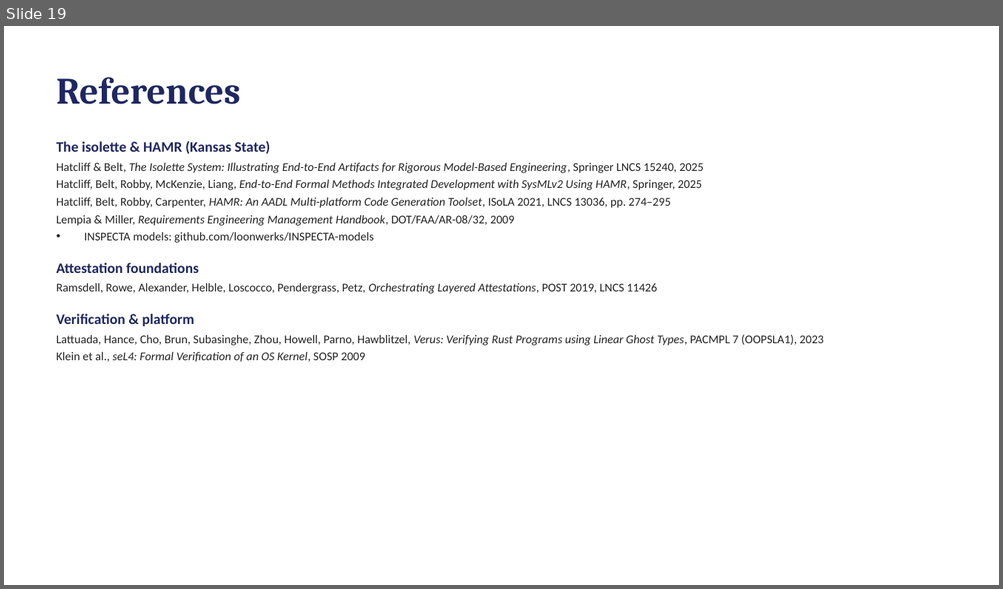
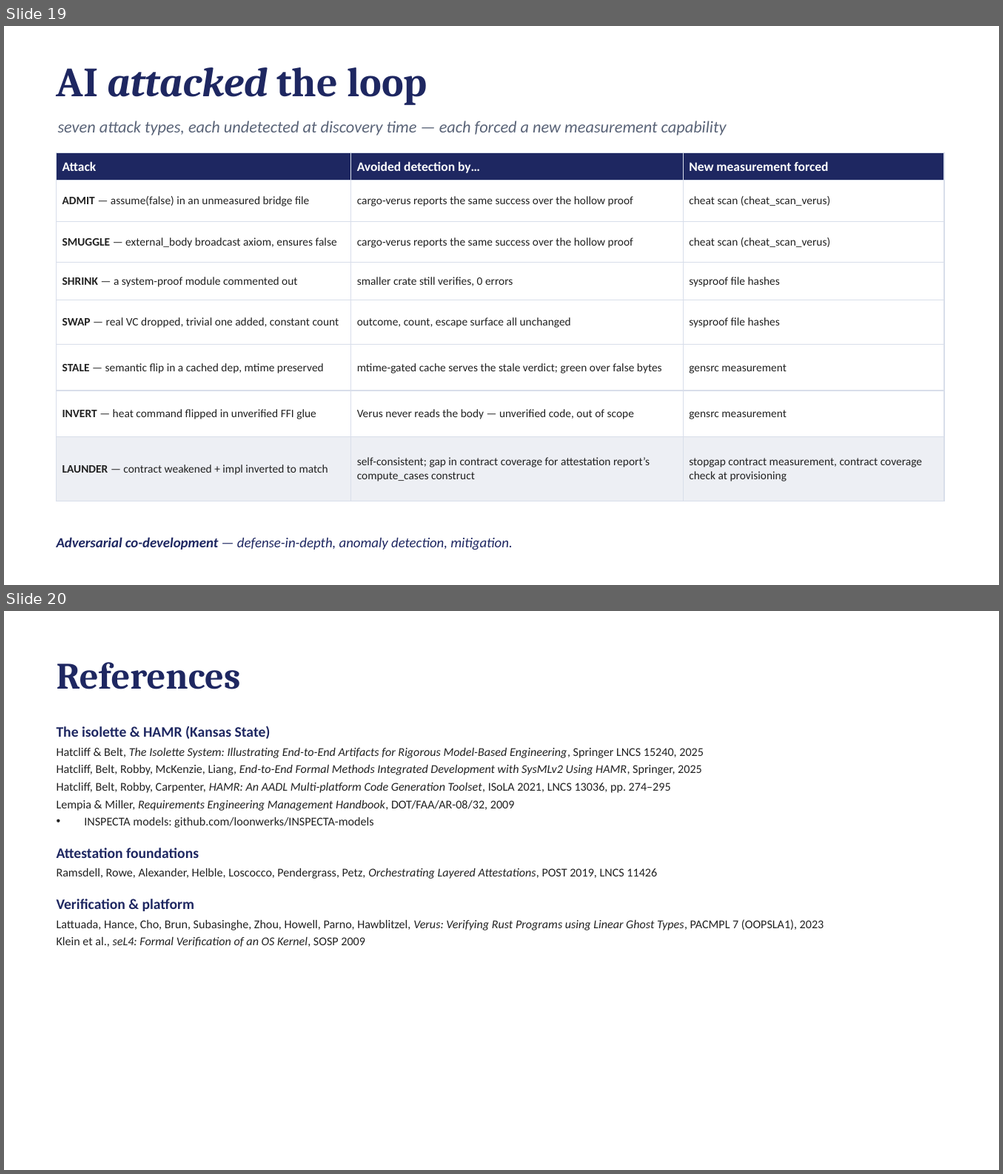
Before and after one commit to ku-sldg/pybb, a slide deck: docs/video_slides_draft.pptx. Shown one above the other, each under a label of ours: slide 19 before the commit, slides 19 and 20 after it. The pictures are 1003x589 and 1003x1174 pixels, drawn with LibreOffice and Linux fonts; fonts in the diff are those of the drawing. Boxes give left, top, right and bottom in pixels: in the first picture for what was removed or moved away, otherwise in the second. Text is boxed around its words. In the diff, an @@ line names an element or a change of style, - is before the commit and + after.

```diff
--- a/docs/video_slides_draft.pptx
+++ b/docs/video_slides_draft.pptx
@@ slide 19 added at <box>4,26,999,585</box>, background #FFFFFF @@
@@ text added at <box>57,67,427,105</box>, 40 pt, text #1E2761, bold @@
+AI attacked the loop
@@ text added at <box>58,121,726,136</box>, 16 pt, text #5A6478, italic @@
+seven attack types, each undetected at discovery time — each forced a new measurement capability
@@ table added at <box>57,153,944,485</box>, 8 rows, 3 columns @@
+Attack | Avoided detection by… | New measurement forced
+ADMIT — assume(false) in an unmeasured bridge file | cargo-verus reports the same success over the hollow proof | cheat scan (cheat_scan_verus)
+SMUGGLE — external_body broadcast axiom, ensures false | cargo-verus reports the same success over the hollow proof | cheat scan (cheat_scan_verus)
+SHRINK — a system-proof module commented out | smaller crate still verifies, 0 errors | sysproof file hashes
+SWAP — real VC dropped, trivial one added, constant count | outcome, count, escape surface all unchanged | sysproof file hashes
+STALE — semantic flip in a cached dep, mtime preserved | mtime-gated cache serves the stale verdict; green over false bytes | gensrc measurement
+INVERT — heat command flipped in unverified FFI glue | Verus never reads the body — unverified code, out of scope | gensrc measurement
+LAUNDER — contract weakened + impl inverted to match | self-consistent; gap in contract coverage for attestation report’s compute_cases construct | stopgap contract measurement, contract coverage check at provisioning
@@ text added at <box>57,537,512,551</box>, 13.5 pt, text #1E2761, italic @@
+Adversarial co-development — defense-in-depth, anomaly detection, mitigation.
@@ what was slide 19 is now slide 20 @@
```
Also in this commit, not shown: 2 slides changed, 1 other file.
